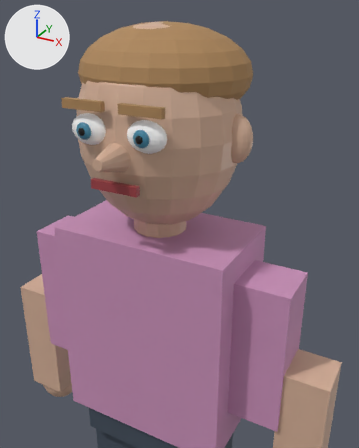
Before and after pictures for a commit that changed the glTF model game/assets/models/generated_humanoids/hr_02.glb.
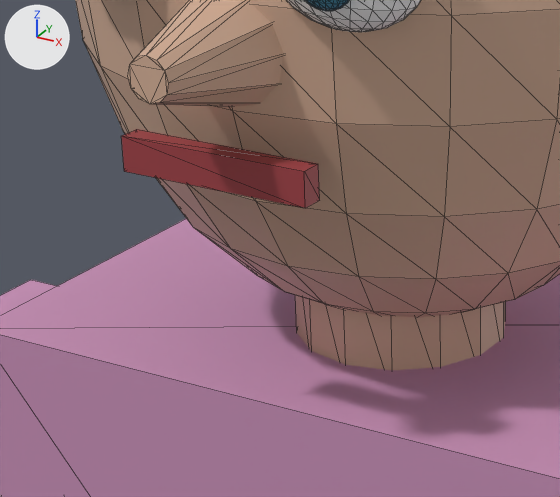
Each version is shown from a 50 mm camera at (0.72, -1.189, 3.008) aimed at (0.161, -0.174, 2.5), then close up on the part from 17% to 56% of the width and 33% to 60% of the height. Arrows for +X, +Y and +Z are at upper left; the lights stay in place. The last two pictures show the newer version. The close-ups show mesh edges as thin lines. Vertices at exactly the same position are counted once.

Before the edit, the objects in view are built like this:
```python
mat_mouth_020 = principled_material('Mouth.020')
mat_mouth_020.base_color = (0.35, 0.05, 0.06)  # red #a03f45
me_cube_330 = bpy.data.meshes.new('Cube.330')
me_cube_330.from_pydata(...)  # a box spanning x -0.07..0.07, y -0.228..-0.212, z 1.673..1.697
me_cube_330.materials.append(mat_mouth_020)  # red #a03f45
me_cylinder_020 = bpy.data.meshes.new('Cylinder.020')
me_cylinder_020.from_pydata(...)  # a 14-sided cylinder along z spanning x -0.078..0.078, y -0.08..0.08, z 1.47..1.59
me_cylinder_020.materials.append(mat_skin_020)  # beige #d4af97
me_sphere_248 = bpy.data.meshes.new('Sphere.248')
me_sphere_248.from_pydata(...)  # a UV sphere (20 segments, 12 rings, poles along z) spanning x 0.03..0.14, y -0.222..-0.172, z 1.78..1.86
me_sphere_248.materials.append(mat_eyewhite_020)  # white #fdfdfd
ob_eye_l = bpy.data.objects.new('Eye.L', me_sphere_248)
ob_eye_l.location = (0.0, 0.0, 0.9)
ob_mouth = bpy.data.objects.new('Mouth', me_cube_330)
ob_mouth.location = (0.0, 0.0, 0.9)
ob_neck = bpy.data.objects.new('Neck', me_cylinder_020)
ob_neck.location = (0.0, 0.0, 0.9)
# also in view: 'Nose' at (0.0, -0.235, 2.66); 'Head' at (0.0, 0.0, 2.69); 'UpperArm.R' at (-0.36, 0.0, 2.08); 'Torso' at (0.0, 0.0, 2.05)
```
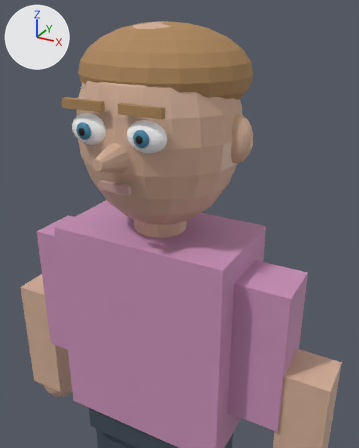
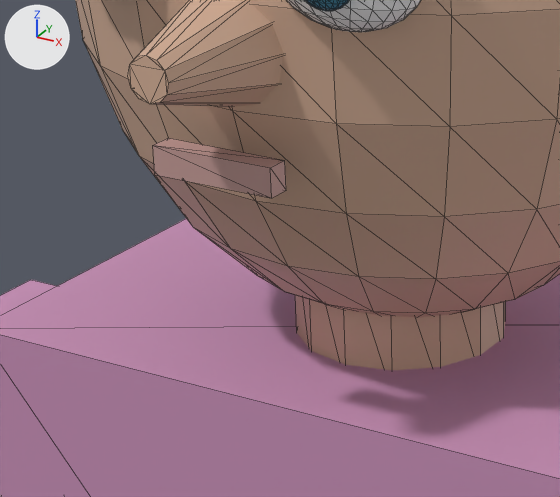
What differs and where, as boxes [x1, y1, x2, y2] in the close-ups (560 x 497 px):
'Mouth', recoloured, rescaled (lighter, 33% narrower, 24% shorter): before [121, 129, 320, 208]; after [153, 138, 286, 198]

The change, as a list of edits to the scene's bpy script:
```text
Change mat_mouth_020:
    mat_mouth_020.base_color: (0.35, 0.05, 0.06) -> (0.55, 0.33, 0.31)  # red #a03f45 -> pink #c49b97
Change me_cube_330:
    used by ob_mouth; location = (0.0, 0.0, 0.9)
    remove me_cube_330.from_pydata(...)  # 8 vertices, 12 faces; spans x -0.07..0.07, y -0.228..-0.212, z 1.673..1.697
    add me_cube_330.from_pydata(...)  # 8 vertices, 12 faces; spans x -0.045..0.045, y -0.228..-0.212, z 1.675..1.695
    me_cube_330 part 1: the whole mesh is scaled about its middle by (0.643, 1, 0.833)
```
